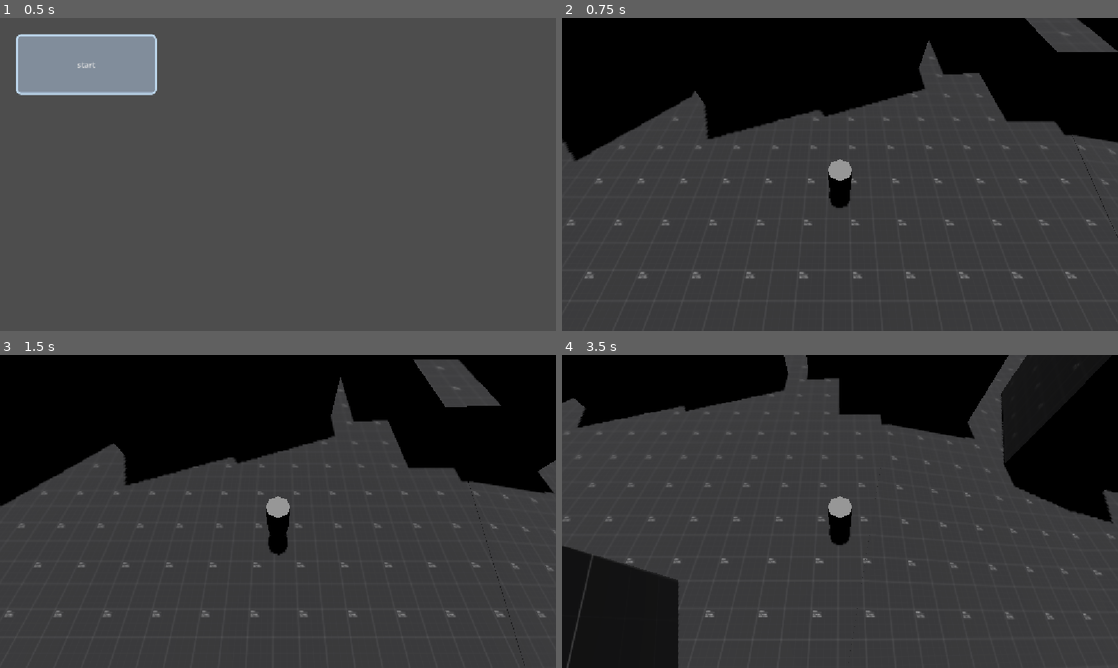
Above: before the commit, frames 1-4 (two rows, left to right).
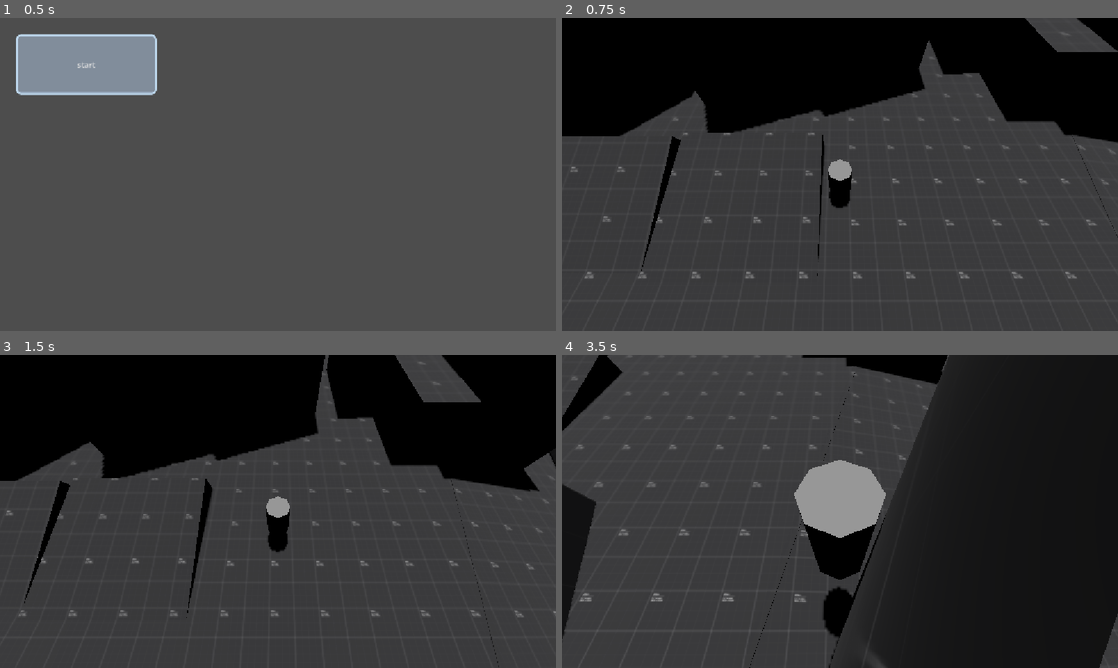
Above: after the commit, the same moments.

Repository: zillion895/endlandia
Game: Godot game, scene res://scenes/main_menu.tscn
The game is run twice, just before and just after one commit, with the same random seed, the same clock (stepped at 60 frames per second) and the same inputs.
Inputs (mouse positions are in pixels of both pictures, inside the frame that each line leads up to):
- Up to frame 1 (0.5 s): no input
- Up to frame 2 (0.75 s): click "start" at 0.5 s
- Up to frame 3 (1.5 s): tap Enter (ui_accept) at 1.25 s; move the mouse to (400, 495) at 1.27 s; hold D (Right) from 1.28 s (still down); hold Shift (Sprint) from 1.28 s (still down)
- Up to frame 4 (3.5 s): tap Enter (ui_accept) at 1.52, 1.55, 1.82, 2.1, 2.27, 2.57, 3.05 s; move the mouse to (728, 527) at 2.02 s; release D (Right) at 2.03 s; release Shift (Sprint) at 2.03 s; hold S (Backward) 2.03-2.78 s; tap Shift (Sprint) at 2.3 s; move the mouse to (895, 442) at 2.77 s; press the mouse at (895, 442) at 2.78 s; hold D (Right) from 2.78 s (still down)

Frame 1 is identical in both runs. In frame 2, 1.3% of the frame differs, in the area x 0-48%, y 36-83%; in frame 3, 7.1%; in frame 4, 51%, in the area x 0-100%, y 0-100%.

Commit message:
redid movement

Diff:
--- a/endlandia/Player/player.gd
+++ b/endlandia/Player/player.gd
@@ -23,38 +23,94 @@
 	if is_camera_motion:
 		_camera_input_direction = event.screen_relative * mouse_sensitivity
 
-var SPEED = 5.0
-const JUMP_VELOCITY = 4.5
+var SPEED = 8.0
+var ACCELERATION = 0.6
+const JUMP_VELOCITY = 10
 
-
+const SLIDE_SLIP_ANGLE = 0.1745329
+const NORMAL_SLIP_ANGLE = 0.7853982
+var IS_CHROUCHED = false
+var IS_SLIDING = false
+var IS_DIVING = false
 func _physics_process(delta: float) -> void:
 	# Add the gravity.
 	_camera_pivot.rotation.x += -_camera_input_direction.y * delta
 	_camera_pivot.rotation.x = clamp(_camera_pivot.rotation.x, -PI / 6.0, PI / 1.5)
 	_camera_pivot.rotation.y -= _camera_input_direction.x * delta
 	_camera_input_direction = Vector2.ZERO
-	if not is_on_floor():
-		velocity += get_gravity() * delta
 
-	# Handle jump.
-	if Input.is_action_just_pressed("ui_accept") and is_on_floor():
-		velocity.y = JUMP_VELOCITY
-
-	if Input.is_action_pressed("Sprint"):
-		SPEED = 8.0
-		print("SPRINTING")
-	else:
-		SPEED = 5.0
 
 	# Get the input direction and handle the movement/deceleration.
 	# As good practice, you should replace UI actions with custom gameplay actions.
 	var input_dir := Input.get_vector("Left", "Right", "Forward", "Backward")
 	var direction := (_camera_pivot.basis * Vector3(input_dir.x, 0, input_dir.y)).normalized()
+
+	if not is_on_floor():
+		velocity += get_gravity() * delta * 2
+
+	# Handle jump
+	if Input.is_action_just_pressed("ui_accept") and is_on_floor():
+		if IS_CHROUCHED:
+			velocity.y = JUMP_VELOCITY * 1.5
+		else:
+			velocity.y = JUMP_VELOCITY
+
+
+# handle jumping not having as much fine grained control
+
+	if not is_on_floor():
+		ACCELERATION = 0.2
+	else :
+		ACCELERATION -= 0.6
+#Handle slide/jump
+	if Input.is_action_pressed("Sprint"):
+
+		if is_on_floor():
+			IS_DIVING = false
+			IS_SLIDING = true
+			#handle the different physics for sliding crouching ect
+			if velocity.length() < 2 && is_on_floor():
+				IS_CHROUCHED = true
+			if IS_CHROUCHED:
+				SPEED = 2
+				wall_min_slide_angle = SLIDE_SLIP_ANGLE
+				ACCELERATION = 0.6
+			else:
+				SPEED = 2
+				wall_min_slide_angle = SLIDE_SLIP_ANGLE
+				ACCELERATION = 0.05
+		print("Sliding")
+
+
+
+	else:
+		IS_CHROUCHED = false
+		if is_on_floor():
+			IS_DIVING = false
+			IS_SLIDING = false
+			wall_min_slide_angle = NORMAL_SLIP_ANGLE
+			SPEED = 8
+			ACCELERATION = 0.6
+	if Input.is_action_just_pressed("Sprint"):
+		if not is_on_floor() && IS_DIVING == false:
+			#dive
+			IS_DIVING = true
+			velocity.x = direction.x * 15
+			velocity.z = direction.z * 15
+			velocity.y = 3
+			ACCELERATION = 0.05
+			SPEED = 5
+		if is_on_floor():
+			velocity.x = direction.x * 6
+			velocity.z = direction.z * 6
+
+
+
 	if direction:
-		velocity.x = direction.x * SPEED
-		velocity.z = direction.z * SPEED
+		velocity.x = move_toward(velocity.x, direction.x * SPEED, ACCELERATION)
+		velocity.z = move_toward(velocity.z, direction.z * SPEED, ACCELERATION)
 	else:
-		velocity.x = move_toward(velocity.x, 0, SPEED)
-		velocity.z = move_toward(velocity.z, 0, SPEED)
+		velocity.x = move_toward(velocity.x, 0, ACCELERATION)
+		velocity.z = move_toward(velocity.z, 0, ACCELERATION)
 
 	move_and_slide()
--- a/endlandia/scenes/test_world.tscn
+++ b/endlandia/scenes/test_world.tscn
@@ -1,12 +1,32 @@
 [gd_scene format=3 uid="uid://v4xq4okye702"]
 
+[ext_resource type="Material" uid="uid://cq618wwe8fa7g" path="res://textures/dev_material.tres" id="1_amxg5"]
 [ext_resource type="PackedScene" uid="uid://dq3kwprv3g7cf" path="res://Player/Player.tscn" id="1_dxppu"]
 
 [node name="TestWorld" type="Node3D" unique_id=236141653]
 
 [node name="CSGBox3D" type="CSGBox3D" parent="." unique_id=260342331]
 transform = Transform3D(31.840605, 0, 0, 0, 0.1864896, 0, 0, 0, 20.422644, 0, 0, 0)
+material_override = ExtResource("1_amxg5")
 use_collision = true
+
+[node name="CSGBox3D2" type="CSGBox3D" parent="." unique_id=790116226]
+transform = Transform3D(31.840605, 0, 0, 0, 0.18335412, -3.729219, 0, 0.034053404, 20.079275, -11.948, 0, 0)
+material_override = ExtResource("1_amxg5")
+use_collision = true
+size = Vector3(0.24951172, 1, 1)
+
+[node name="CSGBox3D3" type="CSGBox3D" parent="." unique_id=171435027]
+transform = Transform3D(31.840605, 0, 0, 0, 0.1743274, -7.2544823, 0, 0.06624438, 19.090752, -4.006774, 0, 0)
+material_override = ExtResource("1_amxg5")
+use_collision = true
+size = Vector3(0.24951172, 1, 1)
+
+[node name="CSGBox3D4" type="CSGBox3D" parent="." unique_id=1515862249]
+transform = Transform3D(31.840603, 0, 0, 0, 0.13186803, -14.440989, 0, 0.13186803, 14.440989, 3.891882, 0, 0)
+material_override = ExtResource("1_amxg5")
+use_collision = true
+size = Vector3(0.24951172, 1, 1)
 
 [node name="DirectionalLight3D" type="DirectionalLight3D" parent="." unique_id=1780667362]
 transform = Transform3D(1, 0, 0, 0, 0.025151297, 0.9996837, 0, -0.9996837, 0.025151297, -0.052906543, 6.528393, 0)
--- a/endlandia/scenes/world_1.tscn
+++ b/endlandia/scenes/world_1.tscn
@@ -119,6 +119,24 @@
 use_collision = true
 size = Vector3(1.7294006, 2.899292, 3.2170105)
 
+[node name="CSGBox3D7" type="CSGBox3D" parent="house1" unique_id=1692750895]
+transform = Transform3D(3.821675, 0, 0, 0, 2.5450988, -1.851635, 0, 1.7820973, 2.6444087, -0.9601059, -6.9944153, -23.742275)
+material_override = ExtResource("1_4eyuj")
+use_collision = true
+size = Vector3(1.7294006, 2.899292, 3.2170105)
+
+[node name="CSGBox3D8" type="CSGBox3D" parent="house1" unique_id=5472071]
+transform = Transform3D(3.821675, 0, 0, 0, 3.0011237, -0.8355266, 0, 0.8041486, 3.1182277, 5.6602454, -6.9944153, -23.742275)
+material_override = ExtResource("1_4eyuj")
+use_collision = true
+size = Vector3(1.7294006, 2.899292, 3.2170105)
+
+[node name="CSGBox3D9" type="CSGBox3D" parent="house1" unique_id=883991357]
+transform = Transform3D(3.821675, 0, 0, 0, 3.0597894, -0.5605757, 0, 0.5395235, 3.1791828, 12.322088, -6.9944153, -23.742275)
+material_override = ExtResource("1_4eyuj")
+use_collision = true
+size = Vector3(1.7294006, 2.899292, 3.2170105)
+
 [node name="CSGBox3D5" type="CSGBox3D" parent="house1" unique_id=1369302082]
 transform = Transform3D(3.821675, 0, 0, 0, 3.1069918, 0, 0, 0, 3.228227, 1.5936012, 1.1791153, 0.6783476)
 material_override = ExtResource("1_4eyuj")
